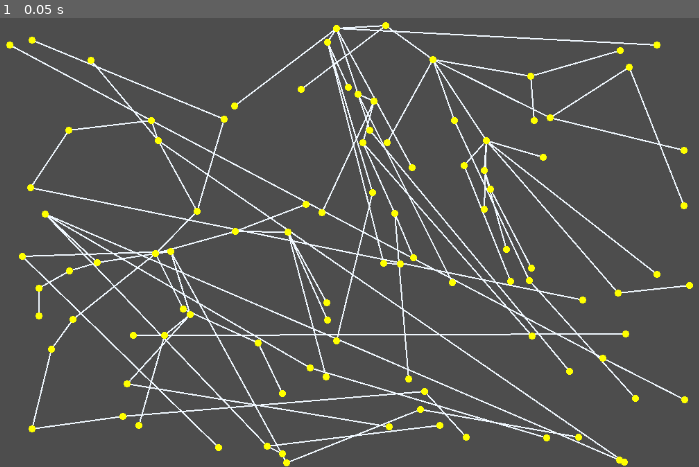
Above: before the commit, frame 1.
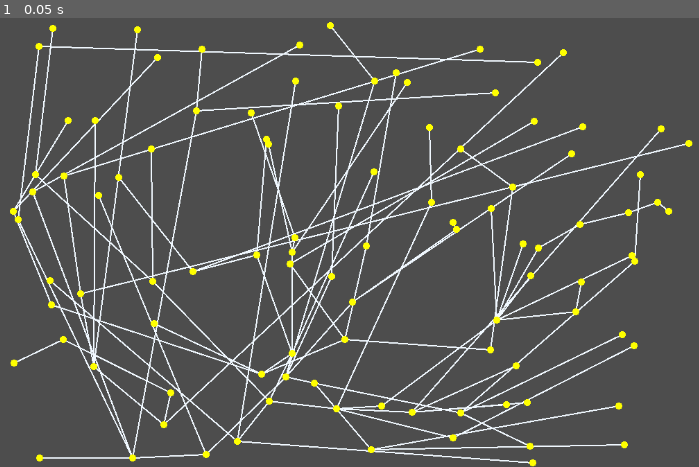
Above: after the commit, the same moment.

Repository: wrxme/Solaris
Game: Godot game, scene res://assets/scenes/game.tscn
Two runs of this game, one before a commit and one after it. Both use one fixed random seed, a clock stepped at 60 frames per second and the inputs below. Before the commit the project starts from res://assets/scenes/galaxy.tscn.
Inputs:
- Up to frame 1 (0.05 s): no input

The runs differ from the first frame. In frame 1, 17% of the frame differs, in the area x 0-100%, y 0-100%.

Commit message:
game manager

Diff:
--- a/assets/scenes/galaxy.tscn
+++ /dev/null
@@ -1,6 +0,0 @@
-[gd_scene load_steps=2 format=3 uid="uid://csplo6j5vlhua"]
-
-[ext_resource type="Script" uid="uid://ba8blh5wgy6au" path="res://scripts/galaxy.gd" id="1_fqbmv"]
-
-[node name="Galaxy" type="Node2D"]
-script = ExtResource("1_fqbmv")
--- /dev/null
+++ b/assets/scenes/game.tscn
@@ -0,0 +1,6 @@
+[gd_scene load_steps=2 format=3 uid="uid://crrebuj6lufda"]
+
+[ext_resource type="Script" uid="uid://bhbsx3bfc2ppj" path="res://scripts/game_manager.gd" id="1_cb66b"]
+
+[node name="Game" type="Node2D"]
+script = ExtResource("1_cb66b")
--- a/project.godot
+++ b/project.godot
@@ -11,7 +11,7 @@
 [application]
 
 config/name="Solaris"
-run/main_scene="res://assets/scenes/galaxy.tscn"
+run/main_scene="uid://crrebuj6lufda"
 config/features=PackedStringArray("4.5", "GL Compatibility")
 config/icon="res://assets/icon.svg"
 
--- a/scripts/galaxy.gd
+++ b/scripts/galaxy.gd
@@ -6,13 +6,13 @@
 var connections : Array
 
 # automatically called by Godot on start :)
-func _ready() -> void:
-	generate_galaxy(100)
+func generate_galaxy(n_stars : int) -> void:
+	generate_stars(n_stars)
 	generate_system_connections()
-	queue_redraw()
+	update_connections_within_systems()
 
 # Generate n_stars number of solar systems
-func generate_galaxy(n_stars : int) -> void:
+func generate_stars(n_stars : int) -> void:
 	for i in range(0, n_stars):
 		var s = SolarSystem.new()
 		s.id = i
@@ -43,7 +43,7 @@
 
 		# check every connection to find the shortest one
 		for i in unconnected_stars:
-			var dist = (c.position - i.position).length()
+			var dist = c.position.distance_to(i.position)
 
 			if dist < nearest_star_distance:
 				nearest_star = i
@@ -54,10 +54,7 @@
 		connected_stars.append(nearest_star)
 		unconnected_stars.erase(nearest_star)
 
-# draw all of the graphics
-# called by queue_redraw()
-func _draw() -> void:
-	for c in connections:
-		draw_line(c[0].position,c[1].position,Color.ALICE_BLUE,2.0)
-	for s in systems:
-		draw_circle(s.position,5,Color.YELLOW,true)
+func update_connections_within_systems() -> void:
+	for i in connections:
+		i[0].add_connection(i[1])
+		i[1].add_connection(i[0])
--- /dev/null
+++ b/scripts/game_manager.gd
@@ -0,0 +1,23 @@
+#game_manager.gd
+extends Node2D
+class_name GameManager
+
+var galaxy : Galaxy
+
+# automatically called by Godot on start :)
+func _ready() -> void:
+	var g = Galaxy.new()
+	add_child(g)
+	galaxy = g
+
+	galaxy.generate_galaxy(100)
+
+	queue_redraw()
+
+# draw all of the graphics
+# called by queue_redraw()
+func _draw() -> void:
+	for c in galaxy.connections:
+		draw_line(c[0].position,c[1].position,Color.ALICE_BLUE,2.0)
+	for s in galaxy.systems:
+		draw_circle(s.position,5,Color.YELLOW,true)
Not shown, added: scripts/game_manager.gd.uid
Not shown, added: todo.txt
